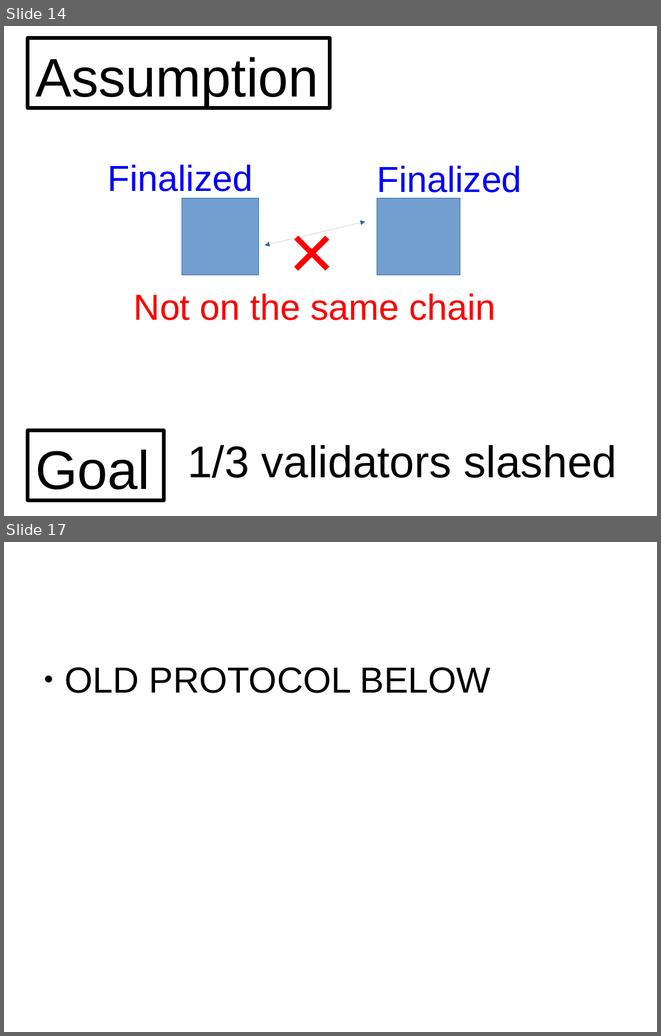
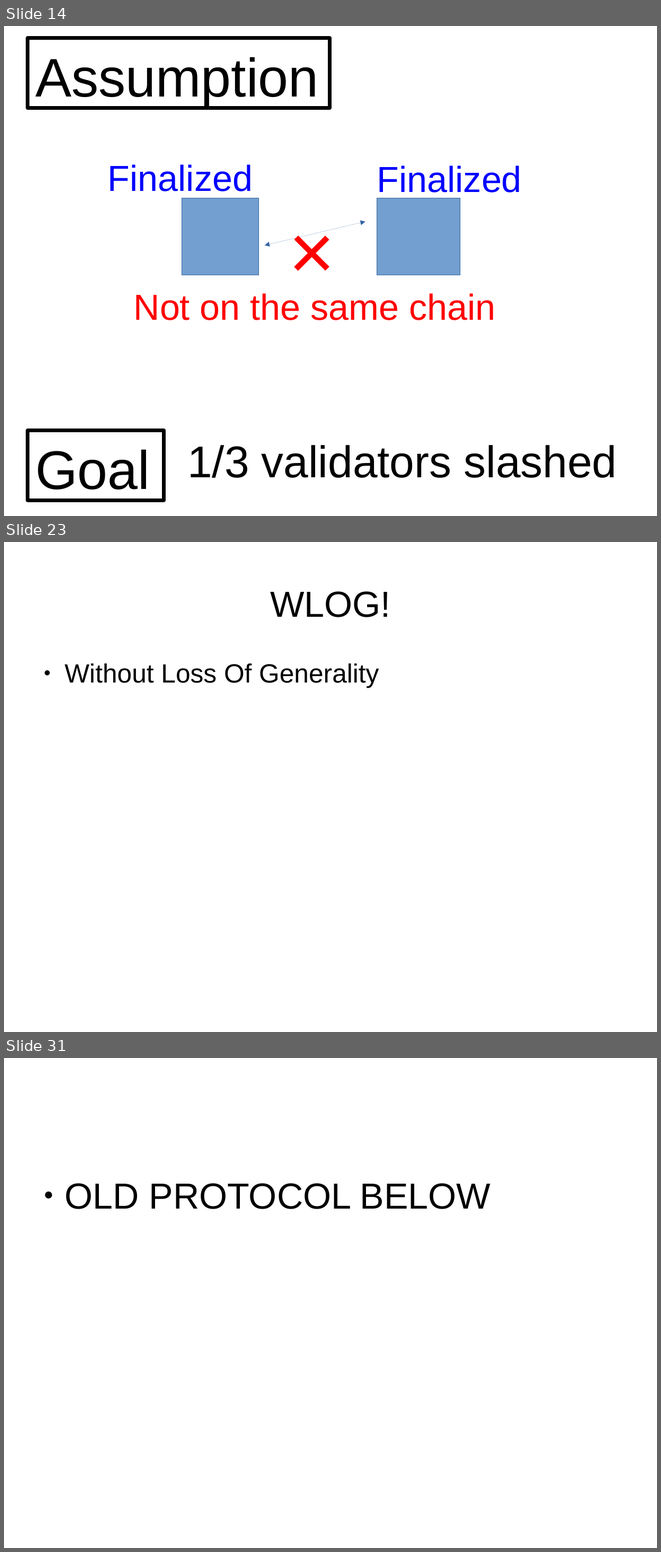
Before and after one commit to palmskog/pos, a slide deck: slide.odp. Shown one above the other, each under a label of ours: slides 14 and 17 before the commit, slides 14, 23 and 31 after it; the slides between them are not shown. The pictures are 661x1036 and 661x1552 pixels, drawn with LibreOffice and Linux fonts; fonts in the diff are those of the drawing. Boxes give left, top, right and bottom in pixels: in the first picture for what was removed or moved away, otherwise in the second. Text is boxed around its words. In the diff, an @@ line names an element or a change of style, - is before the commit and + after.

```diff
--- a/slide.odp
+++ b/slide.odp
@@ slide 23 added at [4,542,657,1032], background #FFFFFF @@
@@ title added at [270,591,390,617], 44 pt, text #000000 @@
+WLOG!
@@ text added at [64,663,379,688], 32 pt, text #000000 @@
+● Without Loss Of Generality
@@ what was slide 17 is now slide 31 @@
```
Also in this commit, not shown: 13 other slides added.
